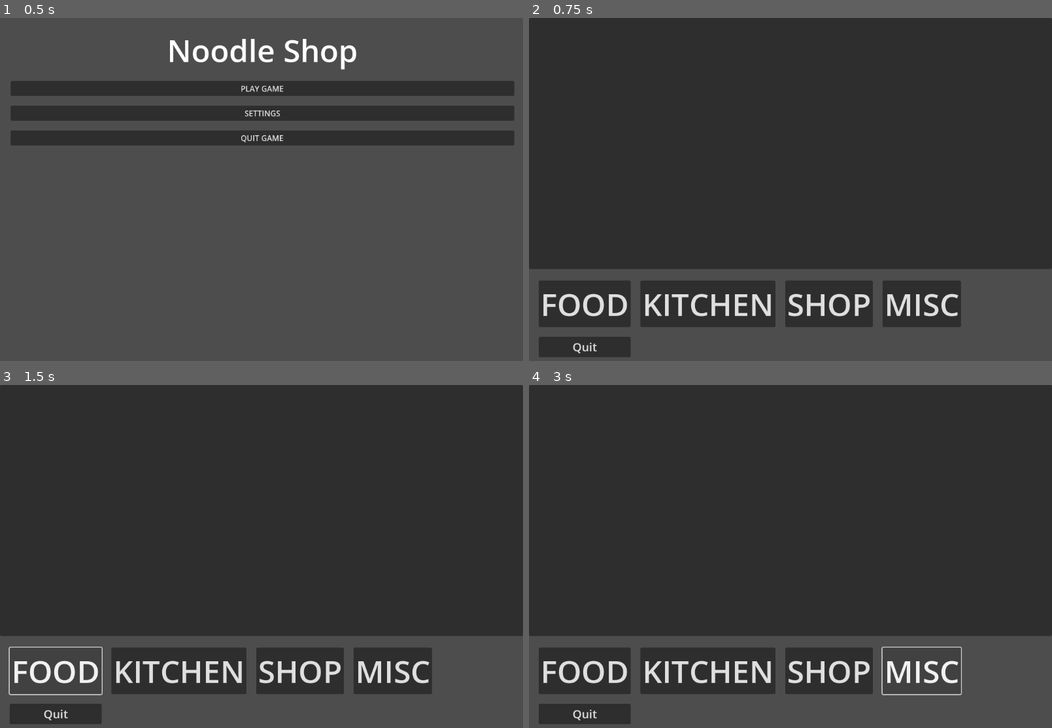
Above: before the commit, frames 1-4 (two rows, left to right).
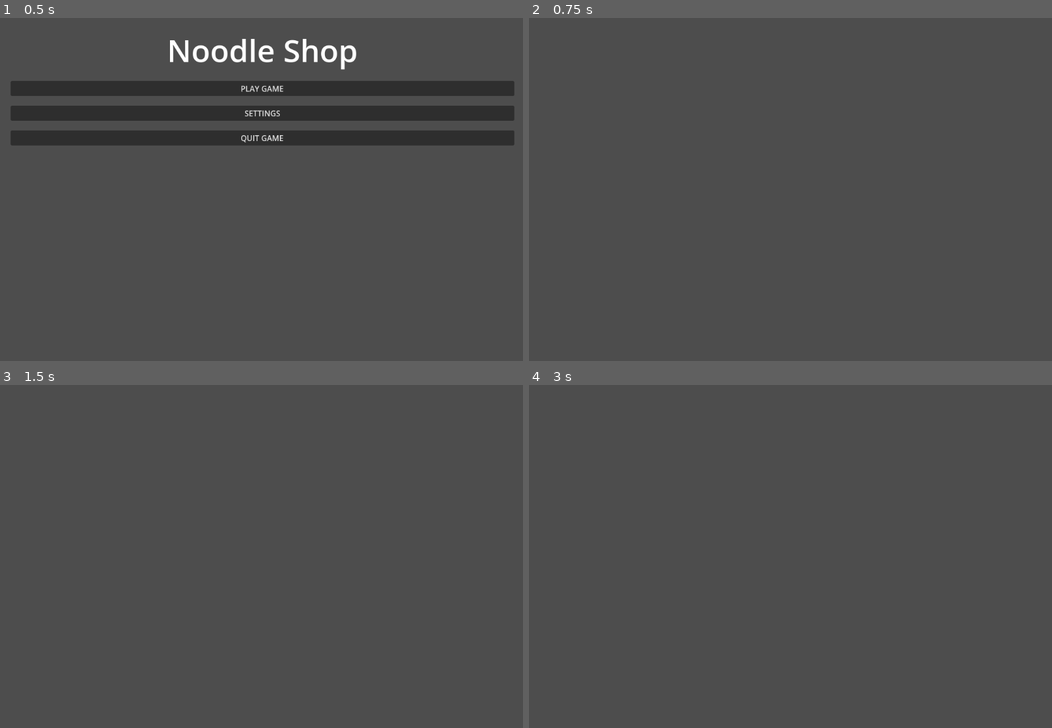
Above: after the commit, the same moments.

Repository: awarnes/noodle_shop
Game: Godot game, scene res://Main.tscn
Same seed, same stepped clock (60 frames per second), same inputs: the game is played once before the commit and once after it.
Inputs (mouse positions are in pixels of both pictures, inside the frame that each line leads up to):
- Up to frame 1 (0.5 s): no input
- Up to frame 2 (0.75 s): click "PLAY GAME" at 0.5 s
- Up to frame 3 (1.5 s): click (57, 669) at 1.25 s, where only the run before the commit has a clickable "FOOD"
- Up to frame 4 (3 s): click (827, 669) at 2 s, where only the run before the commit has a clickable "SHOP"; click (921, 669) at 2.75 s, where only the run before the commit has a clickable "MISC"

Frame 1 is identical in both runs. In frame 2, 84% of the frame differs, in the area x 0-100%, y 0-99%; in frame 3, 82%; in frame 4, 83%.
Error after the commit: Attempt to call function 'instantiate' in base 'null instance' on a null instance. (res://global.gd:21)

Commit message:
Getting base data figured out
Adding base data containers for:
- Food
- Recipes
- Tools

Get global Player object going next!

Diff:
--- /dev/null
+++ b/game/player/Player.gd
@@ -0,0 +1 @@
+extends Node
--- a/game/Planning.gd
+++ b/game/screens/Planning.gd
@@ -5,6 +5,4 @@
 
 
 func _on_food_button_pressed():
-	# get resource
-	# load selection screen with resource
-	pass
+	Global.goto_scene("res://game/selection_screen/FoodSelectionScreen.tscn")
--- a/game/Planning.tscn
+++ b/game/screens/PlanningScene.tscn
@@ -1,15 +1,15 @@
 [gd_scene load_steps=2 format=3 uid="uid://cfbwq12ftxynb"]
 
-[ext_resource type="Script" path="res://game/Planning.gd" id="1_frt85"]
+[ext_resource type="Script" path="res://game/screens/Planning.gd" id="1_wfplt"]
 
-[node name="Planning" type="Control"]
+[node name="PlanningScene" type="Control"]
 layout_mode = 3
 anchors_preset = 15
 anchor_right = 1.0
 anchor_bottom = 1.0
 grow_horizontal = 2
 grow_vertical = 2
-script = ExtResource("1_frt85")
+script = ExtResource("1_wfplt")
 
 [node name="MarginContainer" type="MarginContainer" parent="."]
 layout_mode = 1
--- /dev/null
+++ b/game/screens/selection_screen/SelectionItem.tscn
@@ -0,0 +1,32 @@
+[gd_scene format=3 uid="uid://cqkocgew4rn1j"]
+
+[node name="SelectionItem" type="Control"]
+layout_mode = 3
+anchors_preset = 15
+anchor_right = 1.0
+anchor_bottom = 1.0
+grow_horizontal = 2
+grow_vertical = 2
+
+[node name="MarginContainer" type="MarginContainer" parent="."]
+layout_mode = 0
+offset_right = 40.0
+offset_bottom = 40.0
+
+[node name="HBoxContainer" type="HBoxContainer" parent="MarginContainer"]
+layout_mode = 2
+
+[node name="MarginContainer" type="MarginContainer" parent="MarginContainer/HBoxContainer"]
+layout_mode = 2
+
+[node name="Icon" type="TextureRect" parent="MarginContainer/HBoxContainer/MarginContainer"]
+layout_mode = 2
+
+[node name="VBoxContainer" type="VBoxContainer" parent="MarginContainer/HBoxContainer"]
+layout_mode = 2
+
+[node name="Title" type="Label" parent="MarginContainer/HBoxContainer/VBoxContainer"]
+layout_mode = 2
+
+[node name="ShortDescription" type="Label" parent="MarginContainer/HBoxContainer/VBoxContainer"]
+layout_mode = 2
--- /dev/null
+++ b/game/screens/selection_screen/SelectionScreen.gd
@@ -0,0 +1,14 @@
+extends Control
+
+var buttonGridContainer
+
+# Called when the node enters the scene tree for the first time.
+func _ready():
+	buttonGridContainer = get_node("MarginContainer/VBoxContainer/MarginContainer/ButtonGridContainer")
+	var testButton = Button.new()
+	testButton.text = 'Hello World!'
+	buttonGridContainer.add_child(testButton)
+
+# Called every frame. 'delta' is the elapsed time since the previous frame.
+func _process(delta):
+	pass
--- /dev/null
+++ b/game/screens/selection_screen/SelectionScreen.tscn
@@ -0,0 +1,65 @@
+[gd_scene load_steps=2 format=3 uid="uid://c2b633bxvawof"]
+
+[ext_resource type="Script" path="res://game/screens/selection_screen/SelectionScreen.gd" id="1_g13o1"]
+
+[node name="SelectionScreen" type="Control"]
+layout_mode = 3
+anchors_preset = 15
+anchor_right = 1.0
+anchor_bottom = 1.0
+grow_horizontal = 2
+grow_vertical = 2
+script = ExtResource("1_g13o1")
+
+[node name="MarginContainer" type="MarginContainer" parent="."]
+layout_mode = 1
+anchors_preset = 15
+anchor_right = 1.0
+anchor_bottom = 1.0
+grow_horizontal = 2
+grow_vertical = 2
+
+[node name="VBoxContainer" type="VBoxContainer" parent="MarginContainer"]
+layout_mode = 2
+
+[node name="TitleLabel" type="Label" parent="MarginContainer/VBoxContainer"]
+layout_mode = 2
+
+[node name="HBoxContainer" type="HBoxContainer" parent="MarginContainer/VBoxContainer"]
+layout_mode = 2
+theme_override_constants/separation = 20
+alignment = 1
+
+[node name="PrimaryInformation" type="MarginContainer" parent="MarginContainer/VBoxContainer/HBoxContainer"]
+layout_mode = 2
+theme_override_constants/margin_left = 20
+theme_override_constants/margin_top = 20
+theme_override_constants/margin_right = 20
+theme_override_constants/margin_bottom = 20
+
+[node name="VBoxContainer" type="VBoxContainer" parent="MarginContainer/VBoxContainer/HBoxContainer/PrimaryInformation"]
+layout_mode = 2
+
+[node name="Icon" type="TextureRect" parent="MarginContainer/VBoxContainer/HBoxContainer/PrimaryInformation/VBoxContainer"]
+layout_mode = 2
+
+[node name="Title" type="Label" parent="MarginContainer/VBoxContainer/HBoxContainer/PrimaryInformation/VBoxContainer"]
+layout_mode = 2
+
+[node name="Description" type="Label" parent="MarginContainer/VBoxContainer/HBoxContainer/PrimaryInformation/VBoxContainer"]
+layout_mode = 2
+
+[node name="ItemDetails" type="MarginContainer" parent="MarginContainer/VBoxContainer/HBoxContainer"]
+layout_mode = 2
+
+[node name="ScrollContainer" type="ScrollContainer" parent="MarginContainer/VBoxContainer/HBoxContainer/ItemDetails"]
+layout_mode = 2
+
+[node name="VBoxContainer" type="VBoxContainer" parent="MarginContainer/VBoxContainer/HBoxContainer/ItemDetails/ScrollContainer"]
+layout_mode = 2
+
+[node name="SelectionItemContainer" type="MarginContainer" parent="MarginContainer/VBoxContainer"]
+layout_mode = 2
+
+[node name="GridContainer" type="GridContainer" parent="MarginContainer/VBoxContainer/SelectionItemContainer"]
+layout_mode = 2
--- /dev/null
+++ b/game/screens/selection_screen/resources/food/Food.gd
@@ -0,0 +1,40 @@
+class_name Food extends Resource
+
+enum FoodType {
+	Noodle,
+	Rice,
+	Vegetable,
+	Meat,
+	Fruit,
+	Broth,
+	Condiment,
+}
+
+var title: String
+var icon: Image
+var description: String
+
+var type: FoodType
+
+var base_cost: int
+
+var storage_method: BaseStorage.StorageType
+
+var base_shelf_life: int
+var current_shelf_life: int
+
+var preparation_methods: Array[PreparationMethod]
+
+var base_quality: int
+
+func calculate_cost():
+	return base_cost + (1 * base_quality)
+
+func can_prepare():
+	for method: PreparationMethod in preparation_methods:
+		if not method.can_use():
+			return false
+	return true
+
+func calculate_quality(prep_tool: BasePrepTool):
+	return base_quality + prep_tool.quality_bonus
--- /dev/null
+++ b/game/screens/selection_screen/resources/food/PreparationMethod.gd
@@ -0,0 +1,14 @@
+class_name PreparationMethod extends Resource
+
+# mix of required prep tools and cooking tools
+@export var required_prep_tools: Array[BasePrepTool]
+@export var required_cooking_tools: Array[BaseCookingTool]
+
+func can_use():
+	for prep_tool in required_prep_tools:
+		if not Player.inventory.has(prep_tool):
+			return false
+	for cook_tool in required_cooking_tools:
+		if not Player.inventory.has(cook_tool):
+			return false
+	return true
--- /dev/null
+++ b/game/screens/selection_screen/resources/kitchen/BaseKitchenObject.gd
@@ -0,0 +1,5 @@
+class_name BaseKitchenObject extends Resource
+
+@export var title: String
+@export var description: String
+@export var icon: Image
--- /dev/null
+++ b/game/screens/selection_screen/resources/kitchen/kitchen_utensils/BaseCookingTool.gd
@@ -0,0 +1,12 @@
+class_name BaseCookingTool extends BaseKitchenObject
+
+enum CookingToolType {
+	Oven,
+	Stove,
+	DeepFryer,
+	Pan,
+	Pot,
+	Spatula,
+}
+
+@export var type: CookingToolType
--- /dev/null
+++ b/game/screens/selection_screen/resources/kitchen/kitchen_utensils/BasePrepTool.gd
@@ -0,0 +1,9 @@
+class_name BasePrepTool extends BaseKitchenObject
+
+enum PrepToolType {
+	Knife,
+	Peeler
+}
+
+@export var type: PrepToolType
+@export var quality_bonus: int
--- /dev/null
+++ b/game/screens/selection_screen/resources/kitchen/kitchen_utensils/prep_tools/CopperKnife.gd
@@ -0,0 +1,7 @@
+class_name CopperKnife extends BasePrepTool
+
+func _ready():
+	title = "Copper Knife"
+	type = PrepToolType.Knife
+	description = "A low quality copper knife"
+	quality_bonus = 0
--- /dev/null
+++ b/game/screens/selection_screen/resources/kitchen/kitchen_utensils/prep_tools/SilverKnife.gd
@@ -0,0 +1,7 @@
+class_name SilverKnife extends BasePrepTool
+
+func _ready():
+	title = "Silver Knife"
+	type = PrepToolType.Knife
+	description = "A decent quality silver knife"
+	quality_bonus = 1
--- /dev/null
+++ b/game/screens/selection_screen/resources/kitchen/storage/BaseStorage.gd
@@ -0,0 +1,11 @@
+class_name BaseStorage extends BaseKitchenObject
+
+enum StorageType {
+	Dry,
+	Refrigerator,
+	Freezer,
+	Live,
+}
+
+@export var type: StorageType
+@export var storage_size: int
--- /dev/null
+++ b/game/screens/selection_screen/resources/recipes/Recipe.gd
@@ -0,0 +1,28 @@
+class_name Recipe extends Resource
+
+@export var title: String
+@export var level_req: int
+@export var cost: int
+
+@export var icon: Image
+@export var description: String
+
+@export var base_selling_price: int
+@export var ingredients: Array[Food]
+
+@export var learned: bool
+@export var available: bool
+
+func calculate_selling_price(used_ingredients: Array[Food]):
+	var price: int = base_selling_price
+	for ingredient: Food in used_ingredients:
+		price += ingredient.get_price_bonus()
+	return price
+
+func is_available(stock: Array[Food]):
+	if not available:
+		return false
+	for ingredient: Food in stock:
+		if not ingredient.is_available():
+			return false
+	return true
--- /dev/null
+++ b/game/screens/selection_screen/resources/types.gd
@@ -0,0 +1,21 @@
+class_name SelectionScreenTypes extends Resource
+
+var title: String
+var data: Array[SelectionGroup]
+
+class SelectionGroup:
+	var title: String
+	var items: Array[SelectionItem]
+
+enum SelectionItemType {
+	FoodItem,
+	KitchenItem
+}
+
+class SelectionItem:
+	var title: String
+	var level: int
+	var active: bool
+	var image: Image
+	var type: SelectionItemType
+	var data
--- a/game/selection_screen/SelectionScreen.tscn
+++ /dev/null
@@ -1,44 +0,0 @@
-[gd_scene format=3 uid="uid://c2b633bxvawof"]
-
-[node name="SelectionScreen" type="Control"]
-layout_mode = 3
-anchors_preset = 15
-anchor_right = 1.0
-anchor_bottom = 1.0
-grow_horizontal = 2
-grow_vertical = 2
-
-[node name="MarginContainer" type="MarginContainer" parent="."]
-layout_mode = 1
-anchors_preset = 15
-anchor_right = 1.0
-anchor_bottom = 1.0
-grow_horizontal = 2
-grow_vertical = 2
-
-[node name="VBoxContainer" type="VBoxContainer" parent="MarginContainer"]
-layout_mode = 2
-
-[node name="HBoxContainer" type="HBoxContainer" parent="MarginContainer/VBoxContainer"]
-layout_mode = 2
-theme_override_constants/separation = 20
-alignment = 1
-
-[node name="MarginContainer" type="MarginContainer" parent="MarginContainer/VBoxContainer/HBoxContainer"]
-layout_mode = 2
-theme_override_constants/margin_left = 20
-theme_override_constants/margin_top = 20
-theme_override_constants/margin_right = 20
-theme_override_constants/margin_bottom = 20
-
-[node name="PrimaryInformation" type="Panel" parent="MarginContainer/VBoxContainer/HBoxContainer/MarginContainer"]
-layout_mode = 2
-
-[node name="SecondaryInformation" type="Panel" parent="MarginContainer/VBoxContainer/HBoxContainer/MarginContainer"]
-layout_mode = 2
-
-[node name="MarginContainer" type="MarginContainer" parent="MarginContainer/VBoxContainer"]
-layout_mode = 2
-
-[node name="GridContainer" type="GridContainer" parent="MarginContainer/VBoxContainer/MarginContainer"]
-layout_mode = 2
--- a/game/selection_screen/resources/FoodSelectionScreen.gd
+++ /dev/null
@@ -1,4 +0,0 @@
-extends Resource
-class_name FoodSelectionScreen
-
-const title = 'Food and Recipes'
--- a/global.gd
+++ b/global.gd
@@ -5,6 +5,10 @@
 func _ready():
 	var root = get_tree().root
 	current_scene = root.get_child(root.get_child_count() - 1)
+
+func _process(delta):
+	if Input.is_action_pressed("game_quit"):
+		get_tree().quit()
 
 func goto_scene(path):
 	call_deferred("_deferred_goto_scene", path)
--- a/menus/main_menu/MainMenu.gd
+++ b/menus/main_menu/MainMenu.gd
@@ -7,4 +7,4 @@
 	Global.goto_scene("res://menus/settings_menu/SettingsMenu.tscn")
 
 func _on_play_button_pressed():
-	Global.goto_scene("res://game/Planning.tscn")
+	Global.goto_scene("res://game/PlanningScene.tscn")
--- a/project.godot
+++ b/project.godot
@@ -18,6 +18,7 @@
 [autoload]
 
 Global="*res://global.gd"
+Player="*res://game/player/Player.gd"
 
 [display]
 
@@ -25,6 +26,14 @@
 window/size/viewport_height=720
 window/size/mode=3
 
+[input]
+
+game_quit={
+"deadzone": 0.5,
+"events": [Object(InputEventKey,"resource_local_to_scene":false,"resource_name":"","device":-1,"window_id":0,"command_or_control_autoremap":true,"alt_pressed":false,"shift_pressed":false,"pressed":false,"keycode":0,"physical_keycode":81,"key_label":0,"unicode":0,"echo":false,"script":null)
+]
+}
+
 [rendering]
 
 renderer/rendering_method="gl_compatibility"
